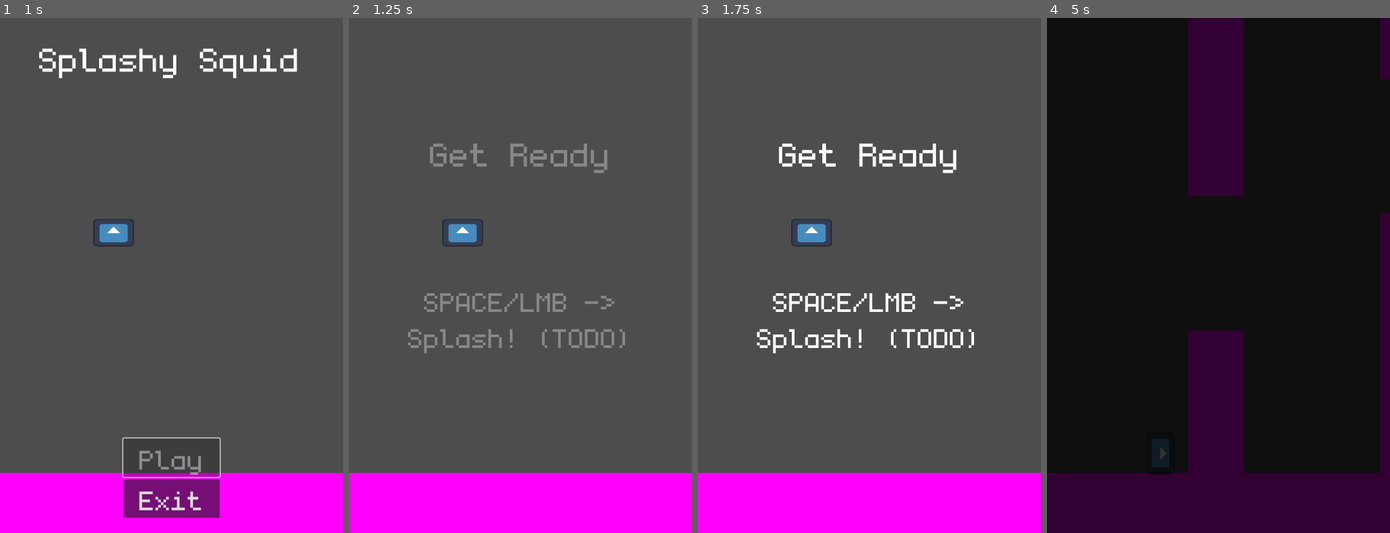
Above: before the commit, frames 1-4 (left to right).
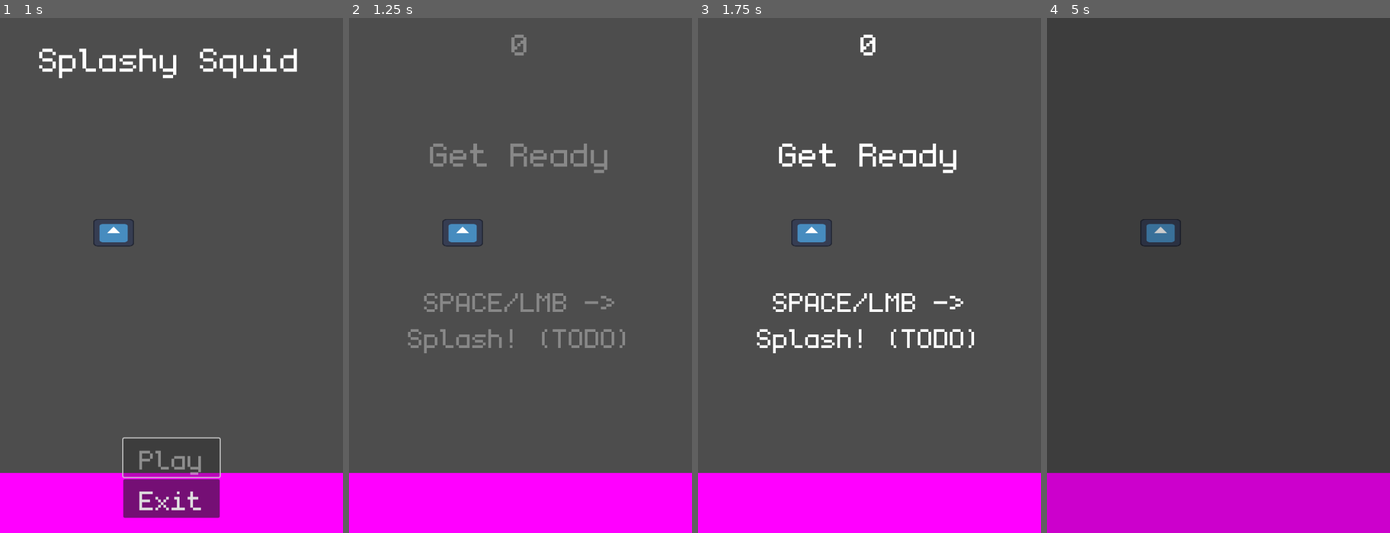
Above: after the commit, the same moments.

Repository: brubster/splashy-squid
Game: Godot game, scene res://scenes/main.tscn
Same seed, same stepped clock (60 frames per second), same inputs: the game is played once before the commit and once after it. The engine's default icon, where the game draws it, is replaced by a stand-in: a white triangle on a blue panel in a dark square.
Inputs:
- Up to frame 1 (1 s): click "Play" at 0.5 s
- Up to frame 2 (1.25 s): no input
- Up to frame 3 (1.75 s): tap Enter (enter) at 1.25 s; hold Enter (enter) from 1.28 s (still down)
- Up to frame 4 (5 s): tap Space (splash) at 2, 2.1, 3.6 s; release Enter (enter) at 2.03 s; hold Enter (enter) 2.78-3.53 s; click "Restart" at 4.25 s

Frame 1 is identical in both runs. In frame 2, 0.1% of the frame differs, in the area x 47-52%, y 3-8%; in frame 3, 0.1%; in frame 4, 100%, in the area x 0-100%, y 0-100%.

Commit message:
Fixed restarting, add best score saving

Diff:
--- a/01_flappy/project.godot
+++ b/01_flappy/project.godot
@@ -14,6 +14,10 @@
 run/main_scene="res://scenes/main.tscn"
 config/features=PackedStringArray("4.2", "GL Compatibility")
 config/icon="res://icon.svg"
+
+[autoload]
+
+Saver="*res://scripts/saver.gd"
 
 [display]
 
--- a/01_flappy/scenes/game/game_ui.tscn
+++ b/01_flappy/scenes/game/game_ui.tscn
@@ -206,7 +206,6 @@
 }
 
 [node name="ScoreMargin" type="MarginContainer" parent="."]
-visible = false
 layout_mode = 1
 anchors_preset = 15
 anchor_right = 1.0
--- a/01_flappy/scenes/main.tscn
+++ b/01_flappy/scenes/main.tscn
@@ -1,13 +1,55 @@
-[gd_scene load_steps=6 format=3 uid="uid://dhatjxtb82aec"]
+[gd_scene load_steps=8 format=3 uid="uid://dhatjxtb82aec"]
 
 [ext_resource type="Script" path="res://scripts/main.gd" id="1_u3cgo"]
 [ext_resource type="PackedScene" uid="uid://diethwnid64u8" path="res://scenes/game/ground.tscn" id="2_6iuii"]
 [ext_resource type="PackedScene" uid="uid://cs10gw2j0jish" path="res://scenes/main_ui.tscn" id="2_lrhvr"]
 [ext_resource type="Texture2D" uid="uid://i3js5un1aas7" path="res://icon.svg" id="2_vogtn"]
-[ext_resource type="PackedScene" uid="uid://b0ac4mq0g1l4e" path="res://scenes/screen_fader.tscn" id="3_35l8w"]
+
+[sub_resource type="Animation" id="Animation_etxy1"]
+resource_name = "fade_to_transparent"
+length = 0.5
+tracks/0/type = "value"
+tracks/0/imported = false
+tracks/0/enabled = true
+tracks/0/path = NodePath(".:modulate")
+tracks/0/interp = 1
+tracks/0/loop_wrap = true
+tracks/0/keys = {
+"times": PackedFloat32Array(0, 0.5),
+"transitions": PackedFloat32Array(1, 1),
+"update": 0,
+"values": [Color(1, 1, 1, 1), Color(1, 1, 1, 0)]
+}
+
+[sub_resource type="Animation" id="Animation_0s71g"]
+length = 0.001
+tracks/0/type = "value"
+tracks/0/imported = false
+tracks/0/enabled = true
+tracks/0/path = NodePath(".:modulate")
+tracks/0/interp = 1
+tracks/0/loop_wrap = true
+tracks/0/keys = {
+"times": PackedFloat32Array(0),
+"transitions": PackedFloat32Array(1),
+"update": 0,
+"values": [Color(1, 1, 1, 1)]
+}
+
+[sub_resource type="AnimationLibrary" id="AnimationLibrary_jnrpr"]
+_data = {
+"RESET": SubResource("Animation_0s71g"),
+"fade_to_transparent": SubResource("Animation_etxy1")
+}
 
 [node name="Main" type="Node"]
 script = ExtResource("1_u3cgo")
+
+[node name="Anim" type="AnimationPlayer" parent="."]
+root_node = NodePath("../RestartFade")
+libraries = {
+"": SubResource("AnimationLibrary_jnrpr")
+}
 
 [node name="Fake" type="Node" parent="."]
 
@@ -26,6 +68,13 @@
 
 [node name="MainUI" parent="." instance=ExtResource("2_lrhvr")]
 
-[node name="ScreenFader" parent="." instance=ExtResource("3_35l8w")]
+[node name="RestartFade" type="ColorRect" parent="."]
+visible = false
+anchors_preset = 15
+anchor_right = 1.0
+anchor_bottom = 1.0
+grow_horizontal = 2
+grow_vertical = 2
+color = Color(0, 0, 0, 1)
 
 [connection signal="start_game" from="MainUI" to="." method="_on_main_ui_start_game"]
--- a/01_flappy/scenes/main_ui.tscn
+++ b/01_flappy/scenes/main_ui.tscn
@@ -65,6 +65,7 @@
 }
 
 [node name="MainUI" type="Control"]
+process_mode = 3
 layout_mode = 3
 anchors_preset = 15
 anchor_right = 1.0
--- a/01_flappy/scenes/screen_fader.tscn
+++ /dev/null
@@ -1,55 +0,0 @@
-[gd_scene load_steps=5 format=3 uid="uid://b0ac4mq0g1l4e"]
-
-[ext_resource type="Script" path="res://scripts/screen_fader.gd" id="1_a0t18"]
-
-[sub_resource type="Animation" id="Animation_rd3ec"]
-resource_name = "fade"
-length = 0.5
-tracks/0/type = "value"
-tracks/0/imported = false
-tracks/0/enabled = true
-tracks/0/path = NodePath(".:color")
-tracks/0/interp = 1
-tracks/0/loop_wrap = true
-tracks/0/keys = {
-"times": PackedFloat32Array(0, 0.5),
-"transitions": PackedFloat32Array(1, 1),
-"update": 0,
-"values": [Color(0, 0, 0, 0), Color(0, 0, 0, 1)]
-}
-
-[sub_resource type="Animation" id="Animation_jinye"]
-length = 0.001
-tracks/0/type = "value"
-tracks/0/imported = false
-tracks/0/enabled = true
-tracks/0/path = NodePath(".:color")
-tracks/0/interp = 1
-tracks/0/loop_wrap = true
-tracks/0/keys = {
-"times": PackedFloat32Array(0),
-"transitions": PackedFloat32Array(1),
-"update": 0,
-"values": [Color(0, 0, 0, 0)]
-}
-
-[sub_resource type="AnimationLibrary" id="AnimationLibrary_ri50k"]
-_data = {
-"RESET": SubResource("Animation_jinye"),
-"fade": SubResource("Animation_rd3ec")
-}
-
-[node name="ScreenFader" type="ColorRect"]
-anchors_preset = 15
-anchor_right = 1.0
-anchor_bottom = 1.0
-grow_horizontal = 2
-grow_vertical = 2
-mouse_filter = 2
-color = Color(0, 0, 0, 0)
-script = ExtResource("1_a0t18")
-
-[node name="AnimationPlayer" type="AnimationPlayer" parent="."]
-libraries = {
-"": SubResource("AnimationLibrary_ri50k")
-}
--- a/01_flappy/scripts/game.gd
+++ b/01_flappy/scripts/game.gd
@@ -1,4 +1,7 @@
 extends Node
+
+
+signal game_restart
 
 
 @export var diff: float = 960.0 / 2
@@ -60,7 +63,4 @@
 
 
 func _game_restart() -> void:
-	var obstacles: Array[Node] = %Obstacles.get_children()
-	for obstacle in obstacles:
-		obstacle.queue_free()
-	get_parent().get_parent().show_fake_character()
+	game_restart.emit()
--- a/01_flappy/scripts/game_ui.gd
+++ b/01_flappy/scripts/game_ui.gd
@@ -6,7 +6,6 @@
 
 
 var score: int
-
 var first_input: bool
 
 
@@ -46,9 +45,12 @@
 	%Anim.play("death_flash")
 	await %Anim.animation_finished
 
+	# Save score
+	Saver.save_score(score)
+
 	# Game Over panel
 	%ScoreActual.set_text(str(score))
-	%BestActual.set_text(str(0))
+	%BestActual.set_text(str(Saver.get_best()))
 	%GameOverMargin.show()
 	%Anim.play("game_over_reveal")
 	await %Anim.animation_finished
@@ -56,25 +58,12 @@
 
 
 func _on_restart_button_pressed():
-	# Hide game over UI
-	%Anim.play_backwards("game_over_reveal")
-	await %Anim.animation_finished
-	%GameOverMargin.hide()
-	first_input = false
-	show()
-	%Anim.set_speed_scale(1.0)
-	%Anim.play("game_ui_fade_in")
-	score = 0
-	update_score_label()
-
 	# Fade to black, reset game
+	%RestartButton.set_disabled(true)
 	$RestartFade.show()
 	%Anim.play("restart_fade_to_black")
 	await %Anim.animation_finished
 	game_restart.emit()
-	%Anim.play_backwards("restart_fade_to_black")
-	await %Anim.animation_finished
-	$RestartFade.hide()
 
 
 func _on_exit_button_pressed():
--- a/01_flappy/scripts/main.gd
+++ b/01_flappy/scripts/main.gd
@@ -1,11 +1,28 @@
 extends Node
 
 
-var game_res: PackedScene = preload("res://scenes/game/game.tscn")
+var game_res: PackedScene
+
+
+func _ready() -> void:
+	game_res = preload("res://scenes/game/game.tscn")
 
 
 func _on_main_ui_start_game():
-	%World.add_child(game_res.instantiate())
+	var game = game_res.instantiate()
+	game.game_restart.connect(_game_restart)
+	%World.add_child(game)
+
+
+func _game_restart() -> void:
+	get_tree().set_pause(false)
+	%World.get_child(0).queue_free()
+	show_fake_character()
+	_on_main_ui_start_game()
+	$RestartFade.show()
+	$Anim.play("fade_to_transparent")
+	await $Anim.animation_finished
+	$RestartFade.hide()
 
 
 func show_fake_character() -> void:
--- /dev/null
+++ b/01_flappy/scripts/saver.gd
@@ -0,0 +1,35 @@
+extends Node
+
+
+var best: int
+
+
+func _ready() -> void:
+	load_best()
+
+
+func load_best() -> void:
+	# Check if file exists
+	if not FileAccess.file_exists("user://best.save"):
+		best = 0
+		print("ERROR: Save file does not exist.")
+		return
+
+	var save_file := FileAccess.open("user://best.save", FileAccess.READ)
+	best = int(save_file.get_line())
+	save_file.close()
+
+
+func save_score(score: int) -> void:
+	if score <= best:
+		return
+
+	best = score
+
+	var save_file := FileAccess.open("user://best.save", FileAccess.WRITE)
+	save_file.store_line(str(score))
+	save_file.close()
+
+
+func get_best() -> int:
+	return best
--- a/01_flappy/scripts/screen_fader.gd
+++ /dev/null
@@ -1,21 +0,0 @@
-extends Control
-
-
-func _ready() -> void:
-	hide()
-
-
-func fade_to_black() -> void:
-	show()
-	set_mouse_filter(MouseFilter.MOUSE_FILTER_STOP)
-	$AnimationPlayer.set_speed_scale(2.0)
-	$AnimationPlayer.stop()
-	$AnimationPlayer.play("fade")
-
-
-func fade_to_transparent() -> void:
-	show()
-	$AnimationPlayer.set_speed_scale(1.0)
-	#$AnimationPlayer.stop()
-	$AnimationPlayer.play_backwards("fade")
-	set_mouse_filter(MouseFilter.MOUSE_FILTER_IGNORE)
